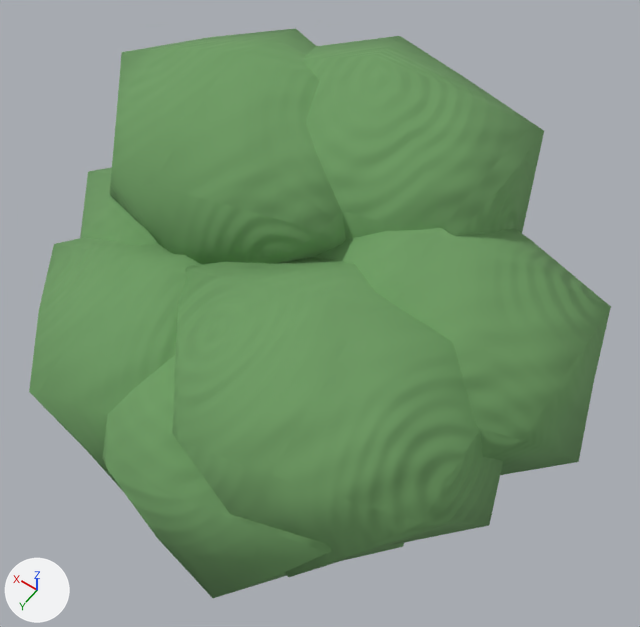
What one commit did to the glTF model assets/styles/bright_clay/models/foliage_leaf_cluster.glb.
One viewpoint serves both versions: a 50 mm lens placed at (-1.73, 2.29, 4.07), pointed at (-0.11, 0.02, 0.5). Every picture has the same lights, and +X, +Y and +Z are marked at lower left. The picture after the commit comes second. Vertices at exactly the same position are counted once.

Script lines for the objects in view, before the commit:
```python
me_icosphere = bpy.data.meshes.new('Icosphere')
me_icosphere.from_pydata(...)  # 294 vertices, 560 faces; spans x -2.18..0.89, y -1.37..1.35, z -0.7..1.34
me_icosphere.materials.append(mat_handworked_clay)
ob_scenery_leaf = bpy.data.objects.new('scenery_leaf', me_icosphere)
ob_scenery_leaf.location = (0.65, 0.0, 0.25)
```
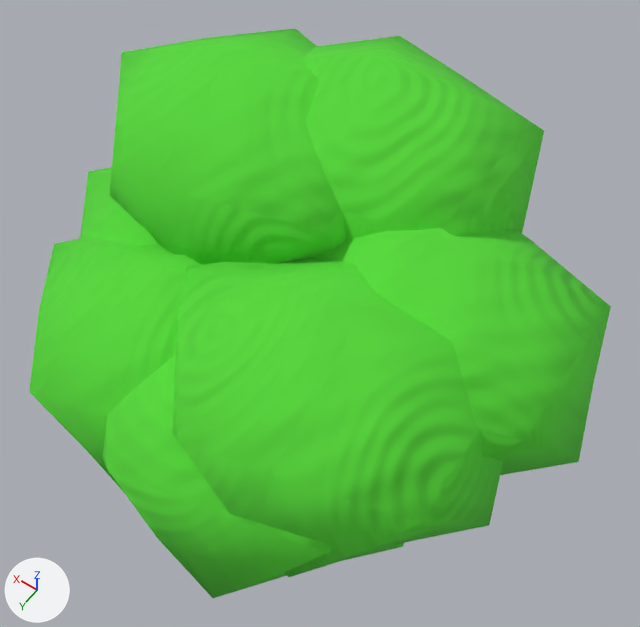
Changed parts and their boxes [x1, y1, x2, y2] in the pictures (640 x 627 px):
part 1 of me_icosphere, recoloured
    both: [29, 28, 611, 598]

The change in detail:
me_icosphere has 294 vertices, 560 faces and spans x -2.18..0.89, y -1.37..1.35, z -0.7..1.34.
me_icosphere is used by ob_scenery_leaf; location (0.65, 0.0, 0.25).
me_icosphere part 1: 560 faces centred in x -2.11..0.85, y -1.32..1.3, z -0.57..1.22 are repainted in the vertex colours; the middle colour goes from green #6f9e63 to green #55d936.
